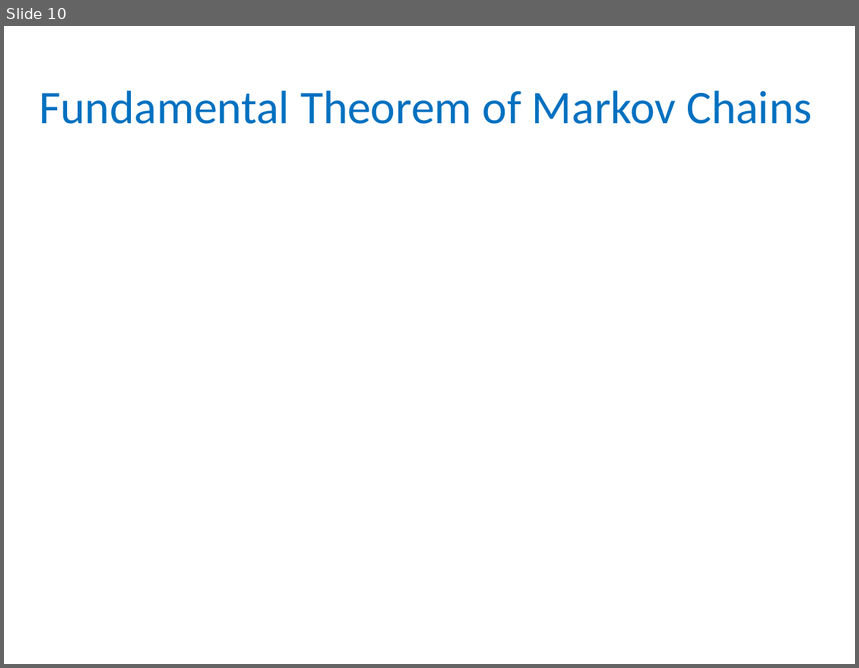
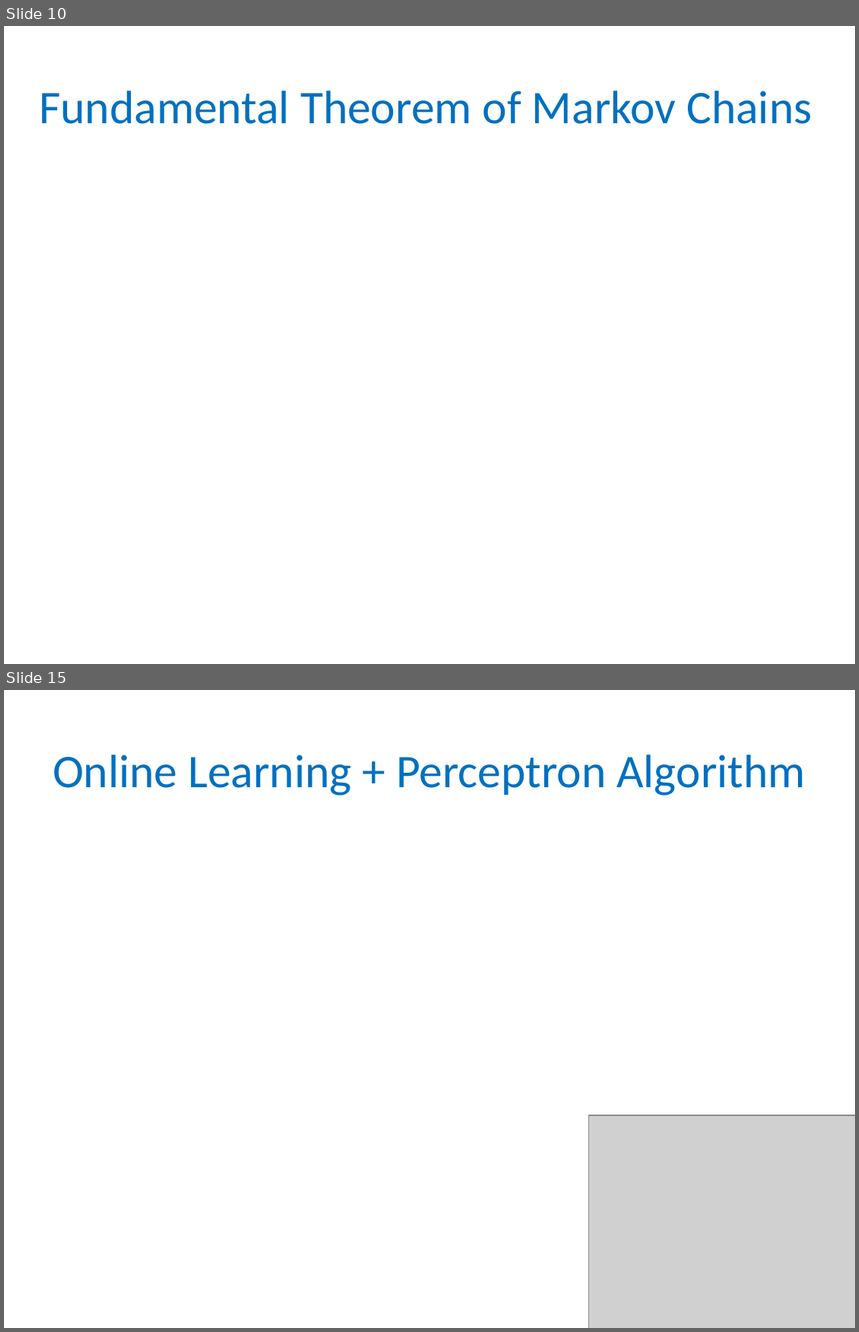
Before and after one commit to gyaroslavtsev/gyaroslavtsev.github.io, a slide deck: b609/lec06.pptx. Shown one above the other, each under a label of ours: slide 10 before the commit, slides 10 and 15 after it; the slides between them are not shown. The pictures are 859x668 and 859x1332 pixels, drawn with LibreOffice and Linux fonts; fonts in the diff are those of the drawing; grey boxes stand for pictures. Boxes give left, top, right and bottom in pixels: in the first picture for what was removed or moved away, otherwise in the second. Text is boxed around its words. In the diff, an @@ line names an element or a change of style, - is before the commit and + after.

```diff
--- a/b609/lec06.pptx
+++ b/b609/lec06.pptx
@@ slide 15 added at [4,690,855,1328], background #FFFFFF @@
@@ title added at [53,755,805,796], 39.6 pt, text #0070C0 @@
+Online Learning + Perceptron Algorithm
@@ picture added at [588,1116,855,1328] @@
```
Also in this commit, not shown: 1 slide changed, 8 other slides added, 4 other files.
